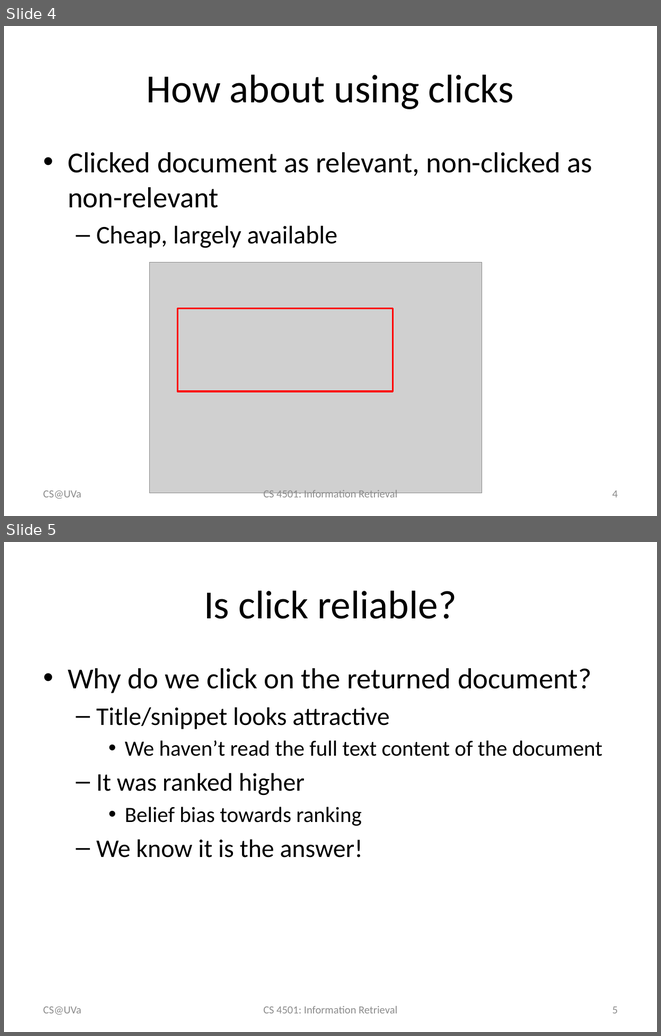
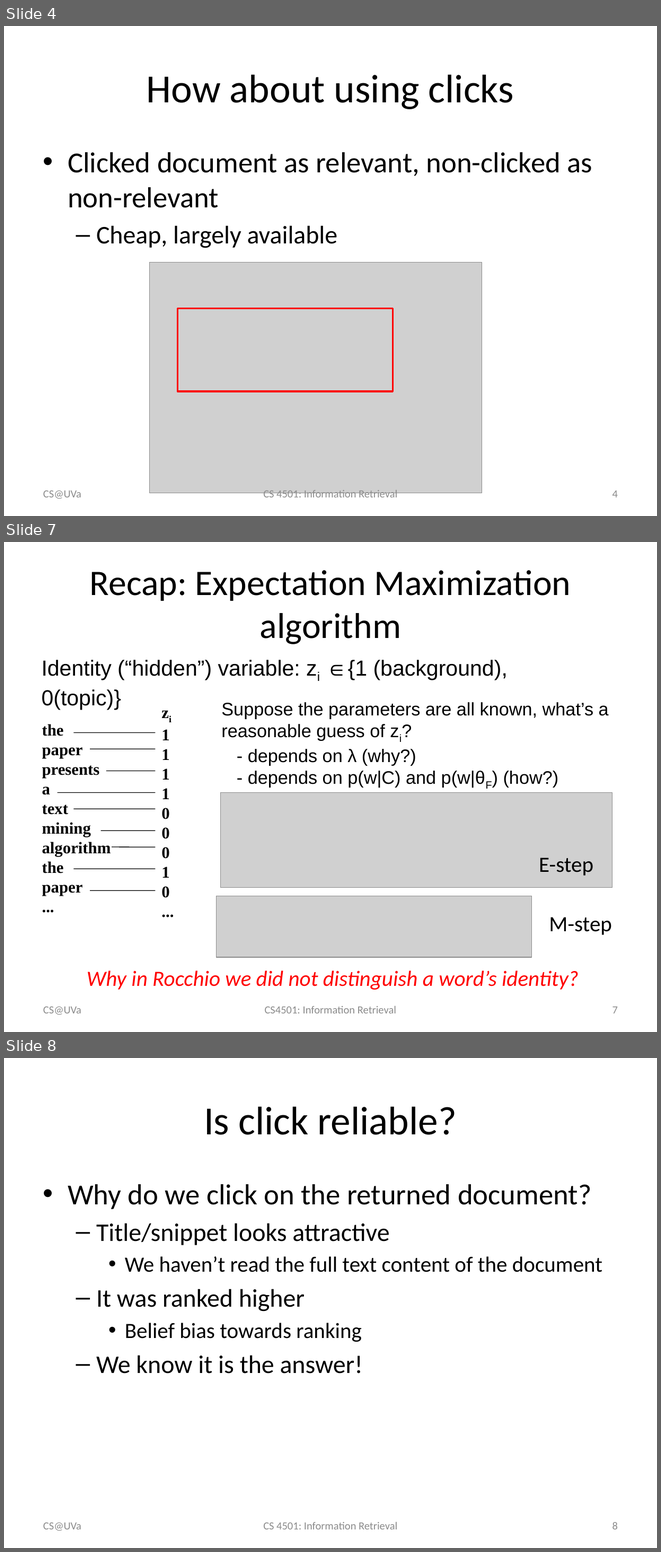
Before and after one commit to wang296/IR2015, a slide deck: docs/Implicit User Feedback.pptx. Shown one above the other, each under a label of ours: slides 4 and 5 before the commit, slides 4, 7 and 8 after it; the slides between them are not shown. The pictures are 661x1036 and 661x1552 pixels, drawn with LibreOffice and Linux fonts; fonts in the diff are those of the drawing; grey boxes stand for pictures. Boxes give left, top, right and bottom in pixels: in the first picture for what was removed or moved away, otherwise in the second. Text is boxed around its words. In the diff, an @@ line names an element or a change of style, - is before the commit and + after.

```diff
--- a/docs/Implicit User Feedback.pptx
+++ b/docs/Implicit User Feedback.pptx
@@ slide 7 added at [4, 542, 657, 1032], background #FFFFFF @@
@@ title added at [90, 570, 571, 644], 39.6 pt, text #000000 @@
+Recap: Expectation Maximization algorithm
@@ text added at [42, 660, 508, 709], 24 pt, text #000000 @@
+Identity (“hidden”) variable: zi ∈{1 (background), 0(topic)}
@@ text added at [221, 702, 609, 787], 20 pt, text #000000 @@
+Suppose the parameters are all known, what’s a reasonable guess of zi?
+- depends on λ (why?)
+- depends on p(w|C) and p(w|θF) (how?)
@@ text added at [42, 724, 111, 896], 18 pt, text #000000, bold @@
+the
+paper
+presents
+a
+text
+mining
+algorithm
+the
+paper
+...
@@ text added at [161, 729, 169, 898], 18 pt, text #000000, bold @@
+zi
+1
+1
+1
+1
+0
+0
+0
+1
+0
+...
@@ line added from (74, 733) to (156, 733), #000000 0.75 pt @@
@@ line added from (90, 749) to (156, 749), #000000 0.75 pt @@
@@ line added from (106, 770) to (156, 770), #000000 0.75 pt @@
@@ line added from (58, 793) to (156, 793), #000000 0.75 pt @@
@@ picture added at [221, 793, 612, 888] @@
@@ line added from (74, 809) to (156, 809), #000000 0.75 pt @@
@@ line added from (100, 831) to (156, 831), #000000 0.75 pt @@
@@ line added from (112, 847) to (156, 847), #000000 0.75 pt @@
@@ text added at [539, 857, 593, 875], 24 pt, text #000000 @@
+E-step
@@ line added from (74, 868) to (156, 868), #000000 0.75 pt @@
@@ line added from (90, 891) to (156, 891), #000000 0.75 pt @@
@@ picture added at [216, 896, 531, 958] @@
@@ text added at [549, 917, 612, 935], 24 pt, text #000000 @@
+M-step
@@ text added at [87, 970, 579, 989], 24 pt, text #FF0000, italic @@
+Why in Rocchio we did not distinguish a word’s identity?
@@ text added at [43, 1006, 81, 1014], 12 pt, text #8C8C8C @@
+CS@UVa
@@ text added at [265, 1006, 396, 1013], 12 pt, text #8C8C8C @@
+CS4501: Information Retrieval
@@ page number added at [612, 1006, 618, 1013], 12 pt, text #8C8C8C @@
+7
@@ what was slide 5 is now slide 8 @@
@@ page number at [612, 1522, 618, 1529]: text changed @@
-5
+8
```
Also in this commit, not shown: 1 slide changed, 7 other slides added, 5 other files.
